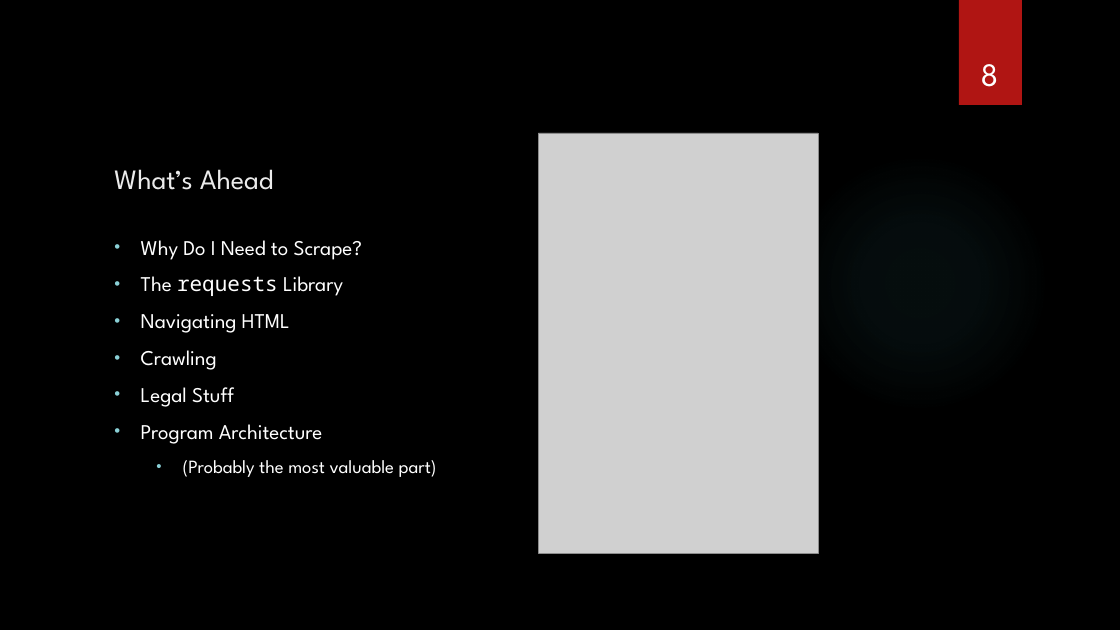
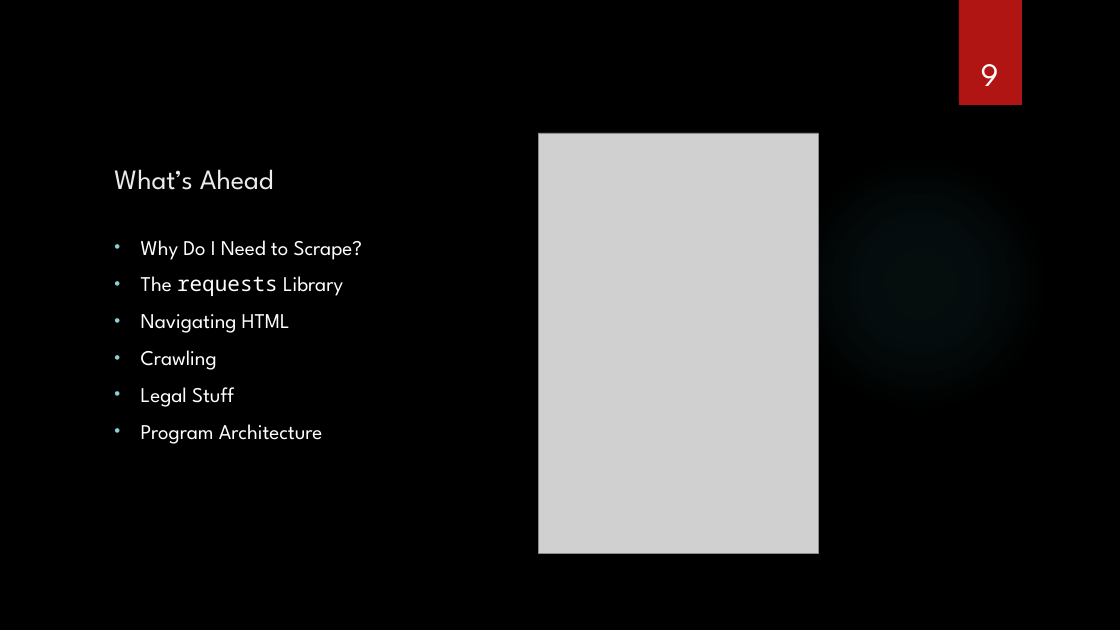
Before and after one commit to nicholas-vogt/modeling-march-madness, a slide deck: slide 9 of 1 Web Scraping.pptx (slide 8 before the commit). Drawn at 1120x630 pixels with LibreOffice and Linux fonts; fonts in the diff are those of the drawing; grey boxes stand for pictures; background and template pictures are left out. Boxes give left, top, right and bottom in pixels: in the first picture for what was removed or moved away, otherwise in the second. Text is boxed around its words. In the diff, an @@ line names an element or a change of style, - is before the commit and + after.

```diff
--- a/1 Web Scraping.pptx
+++ b/1 Web Scraping.pptx
@@ page number at (981,64,999,86): text changed @@
-8
+9
@@ text at (183,460,437,477): paragraph removed @@
-  • (Probably the most valuable part)
```
Also in this commit, not shown: 4 other slides changed, 1 slide added, 6 other files.
